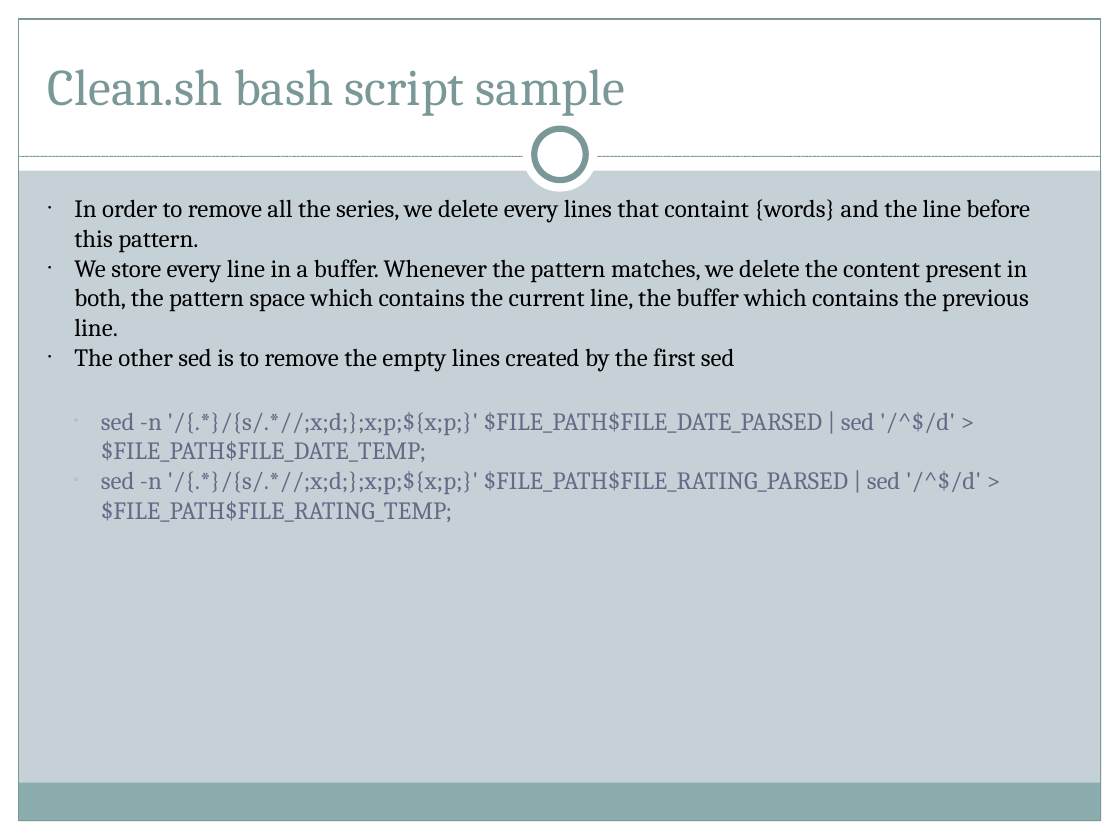
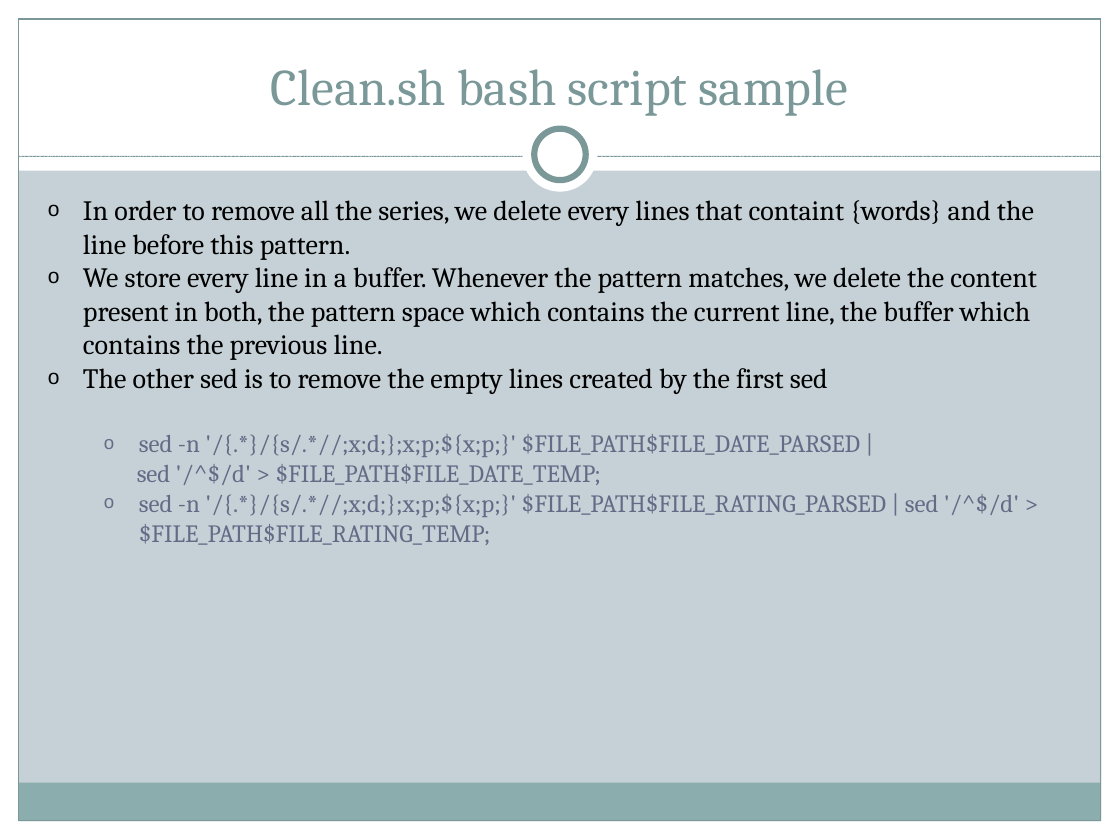
Before and after one commit to peiyunli/isepldc2014, a slide deck: slide 14 of projects/film/presentations/presentation-finale-13-06-14.pptx (slide 12 before the commit). Drawn at 1120x840 pixels with LibreOffice and Linux fonts; fonts in the diff are those of the drawing. Boxes give left, top, right and bottom in pixels: in the first picture for what was removed or moved away, otherwise in the second. Text is boxed around its words. In the diff, an @@ line names an element or a change of style, - is before the commit and + after.

```diff
--- a/projects/film/presentations/presentation-finale-13-06-14.pptx
+++ b/projects/film/presentations/presentation-finale-13-06-14.pptx
@@ text "Clean.sh bash script sample" at [271,69,848,116]: alignment left to centre @@
@@ text at [83,200,1037,545]: size 16 to 18 pt in "In order to remove all the series, ...", "We store every line in a buffer. ...", "The other sed is to remove the ..."; bullet ● to o; bullet ○ to o @@
@@ text at [137,434,860,485]: text changed @@
-  ○ sed -n '/{.*}/{s/.*//;x;d;};x;p;${x;p;}' $FILE_PATH$FILE_DATE_PARSED | sed '/^$/d' > $FILE_PATH$FILE_DATE_TEMP;
+  o sed -n '/{.*}/{s/.*//;x;d;};x;p;${x;p;}' $FILE_PATH$FILE_DATE_PARSED |
+  sed '/^$/d' > $FILE_PATH$FILE_DATE_TEMP;
```
Also in this commit, not shown: 23 other slides changed, 4 slides added, 12 other files.
